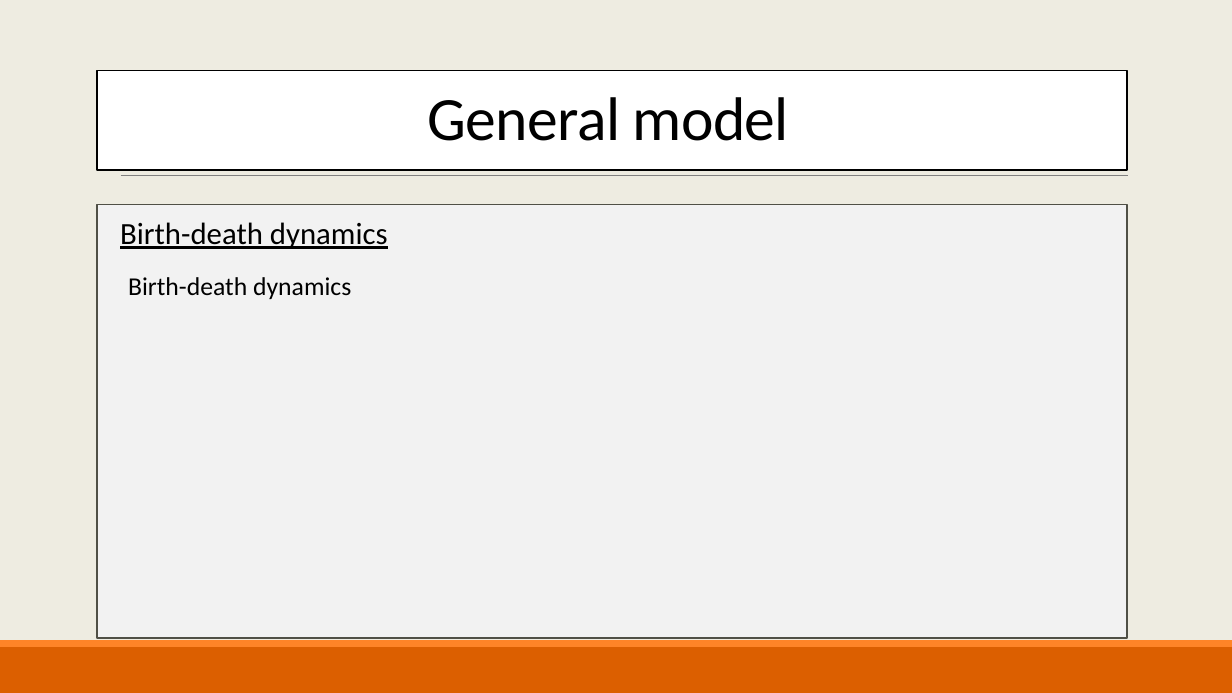
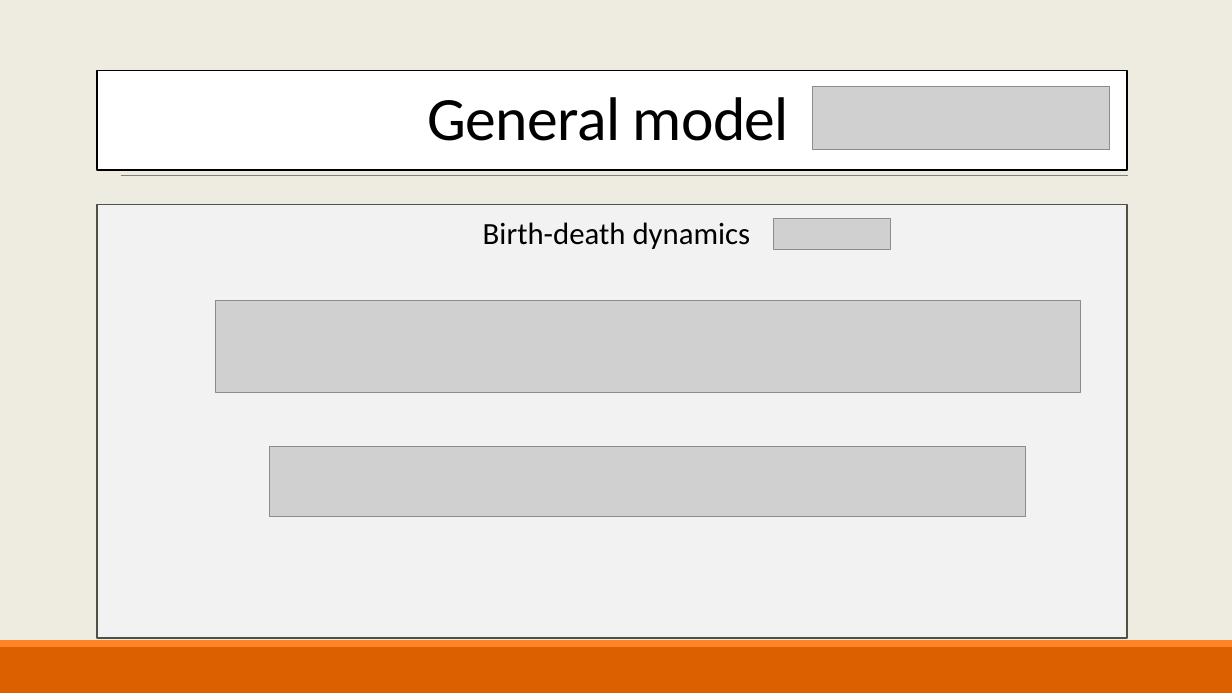
Before and after one commit to AlexBV799/EvolutionaryGameTheoryInGrowingPopulations_FinalProject, a slide deck: slide 5 of Evolutionary game theory.pptx (slide 4 before the commit). Drawn at 1232x693 pixels with LibreOffice and Linux fonts; fonts in the diff are those of the drawing; grey boxes stand for pictures; background and template pictures are left out. Boxes give left, top, right and bottom in pixels: in the first picture for what was removed or moved away, otherwise in the second. Text is boxed around its words. In the diff, an @@ line names an element or a change of style, - is before the commit and + after.

```diff
--- a/Evolutionary game theory.pptx
+++ b/Evolutionary game theory.pptx
@@ picture added at bbox=[813, 86, 1110, 150] @@
@@ text "Birth-death dynamics": place and size @@
-text "Birth-death dynamics" at bbox=[120, 222, 388, 249]
+text "Birth-death dynamics" at bbox=[483, 222, 751, 249]
@@ text "Birth-death dynamics" at bbox=[483, 222, 751, 249]: underline off; alignment left to centre @@
@@ picture added at bbox=[774, 219, 891, 250] @@
@@ text removed at bbox=[128, 277, 351, 299] @@
-  Birth-death dynamics
@@ picture added at bbox=[215, 301, 1080, 393] @@
@@ picture added at bbox=[270, 446, 1027, 517] @@
```
Also in this commit, not shown: 2 other slides changed, 8 slides added, 3 slides removed, 2 other files.
